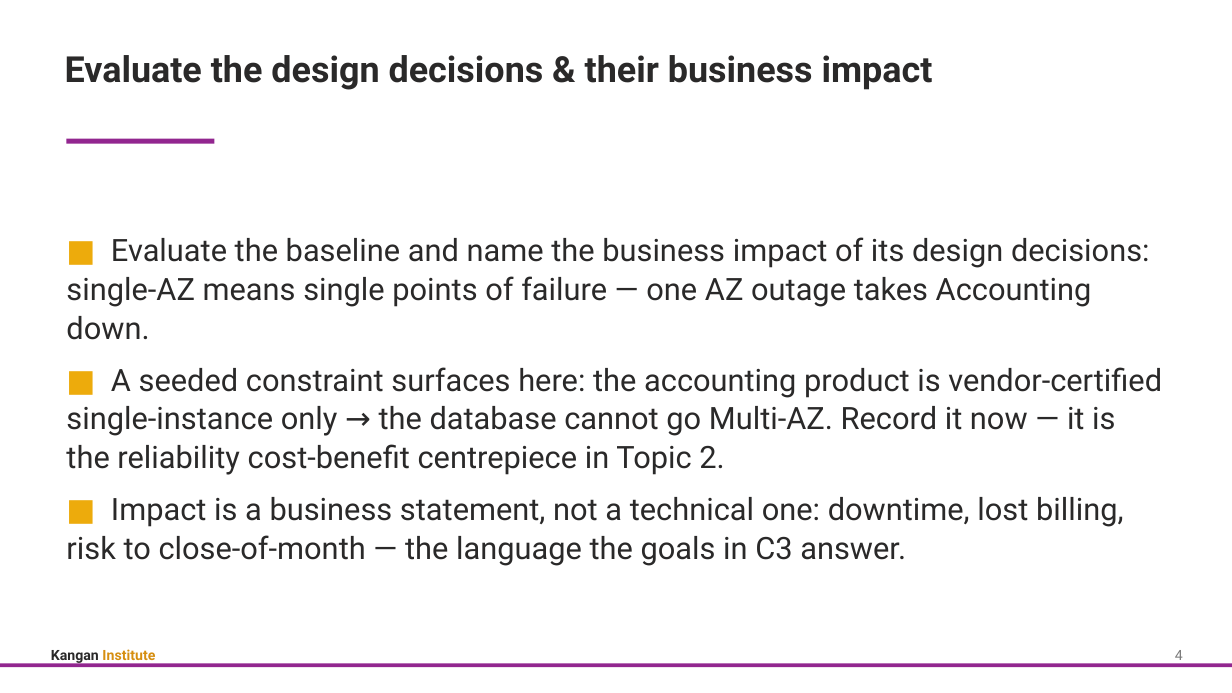
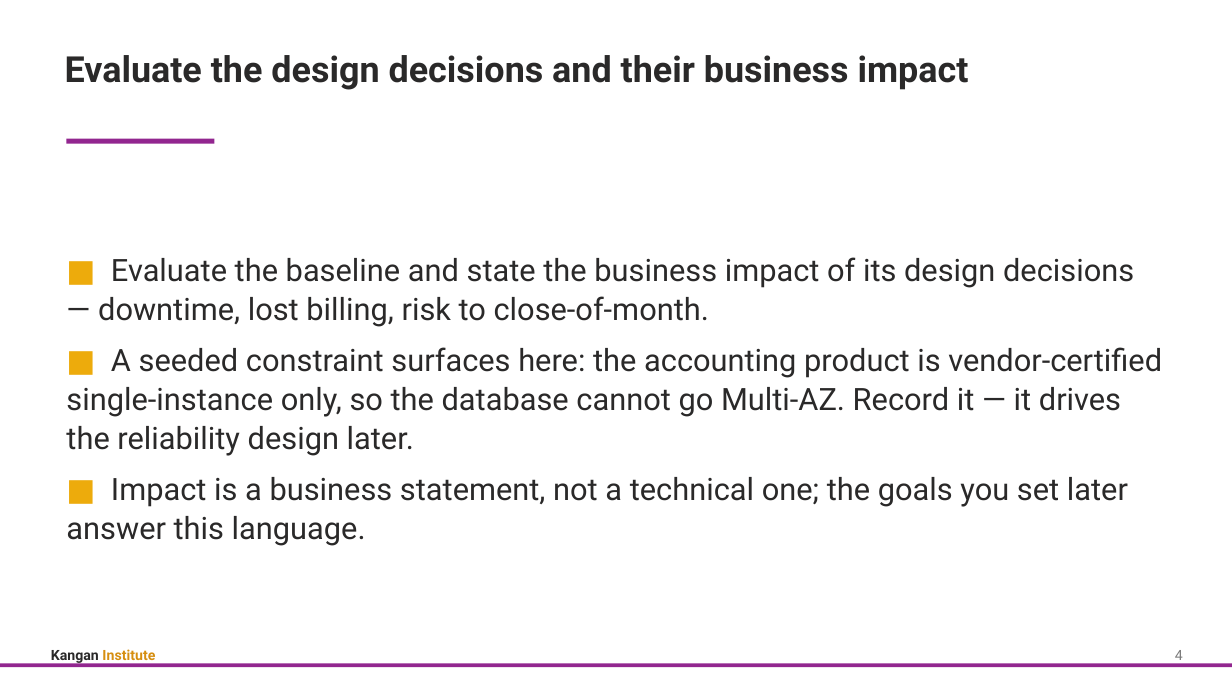
Before and after one commit to Digital-Initiatives-Kangan-Institute/diploma-cloud-cyber-content-s1, a slide deck: slide 6 of S1-CL3-Cloud-Infrastructure-Improvement/delivery/topic_01/Topic_01_Slides.pptx. Drawn at 1232x693 pixels with LibreOffice and Linux fonts; fonts in the diff are those of the drawing. Boxes give left, top, right and bottom in pixels: in the first picture for what was removed or moved away, otherwise in the second. Text is boxed around its words. In the diff, an @@ line names an element or a change of style, - is before the commit and + after.

```diff
--- a/S1-CL3-Cloud-Infrastructure-Improvement/delivery/topic_01/Topic_01_Slides.pptx
+++ b/S1-CL3-Cloud-Infrastructure-Improvement/delivery/topic_01/Topic_01_Slides.pptx
@@ text at (x1=65, y1=55, x2=969, y2=90): text changed @@
-Evaluate the design decisions & their business impact
+Evaluate the design decisions and their business impact
@@ text at (x1=66, y1=257, x2=1162, y2=546): text changed @@
-■ Evaluate the baseline and name the business impact of its design decisions: single-AZ means single points of failure — one AZ outage takes Accounting down.
-■ A seeded constraint surfaces here: the accounting product is vendor-certified single-instance only → the database cannot go Multi-AZ. Record it now — it is the reliability cost-benefit centrepiece in Topic 2.
-■ Impact is a business statement, not a technical one: downtime, lost billing, risk to close-of-month — the language the goals in C3 answer.
+■ Evaluate the baseline and state the business impact of its design decisions — downtime, lost billing, risk to close-of-month.
+■ A seeded constraint surfaces here: the accounting product is vendor-certified single-instance only, so the database cannot go Multi-AZ. Record it — it drives the reliability design later.
+■ Impact is a business statement, not a technical one; the goals you set later answer this language.
```
Also in this commit, not shown: 16 other slides changed, 7 slides added, 41 other files.
